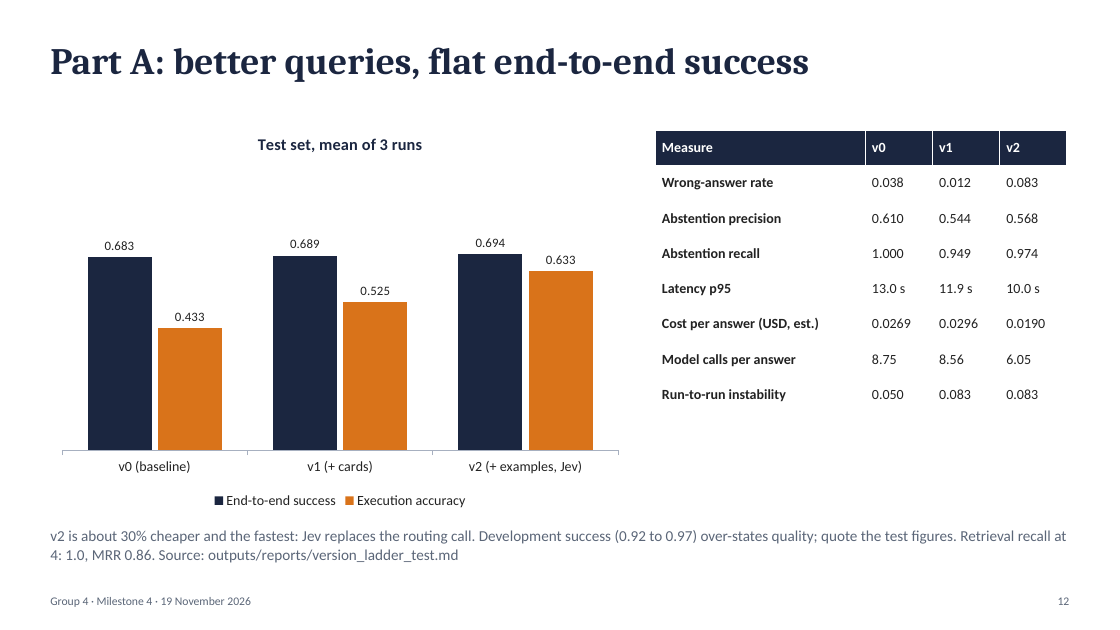
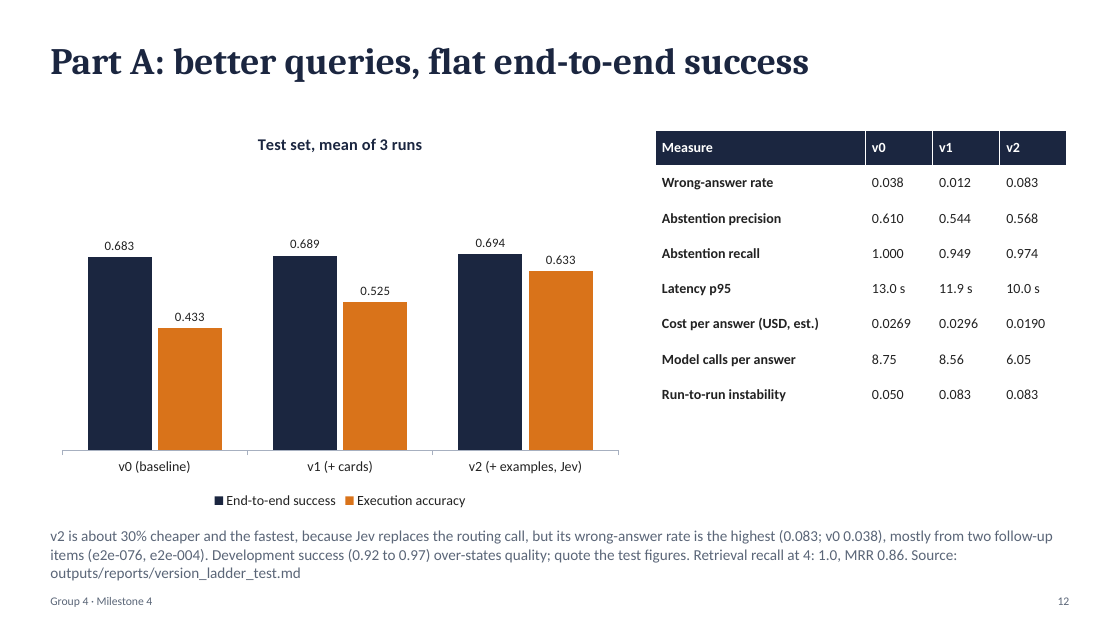
Before and after one commit to sathyaIITM/Group-4-DS-and-AI-Lab-Project, a slide deck: slide 12 of docs/milestones/Milestone4_TA_Presentation.pptx. Drawn at 1120x630 pixels with LibreOffice and Linux fonts; fonts in the diff are those of the drawing. Boxes give left, top, right and bottom in pixels: in the first picture for what was removed or moved away, otherwise in the second. Text is boxed around its words. In the diff, an @@ line names an element or a change of style, - is before the commit and + after.

```diff
--- a/docs/milestones/Milestone4_TA_Presentation.pptx
+++ b/docs/milestones/Milestone4_TA_Presentation.pptx
@@ text at (50, 530, 1053, 581): text changed @@
-v2 is about 30% cheaper and the fastest: Jev replaces the routing call. Development success (0.92 to 0.97) over-states quality; quote the test figures. Retrieval recall at 4: 1.0, MRR 0.86. Source: outputs/reports/version_ladder_test.md
+v2 is about 30% cheaper and the fastest, because Jev replaces the routing call, but its wrong-answer rate is the highest (0.083; v0 0.038), mostly from two follow-up items (e2e-076, e2e-004). Development success (0.92 to 0.97) over-states quality; quote the test figures. Retrieval recall at 4: 1.0, MRR 0.86. Source: outputs/reports/version_ladder_test.md
@@ text at (50, 597, 152, 607): text changed @@
-Group 4 · Milestone 4 · 19 November 2026
+Group 4 · Milestone 4
```
Also in this commit, not shown: 22 other slides changed, 1 other file.
